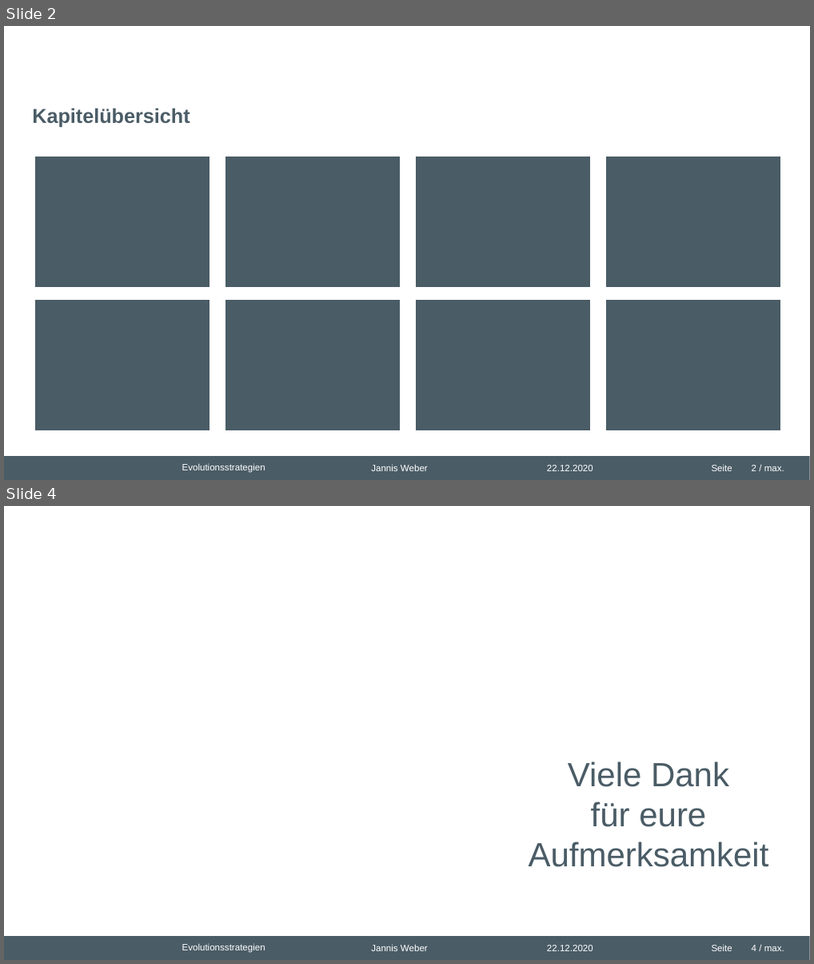
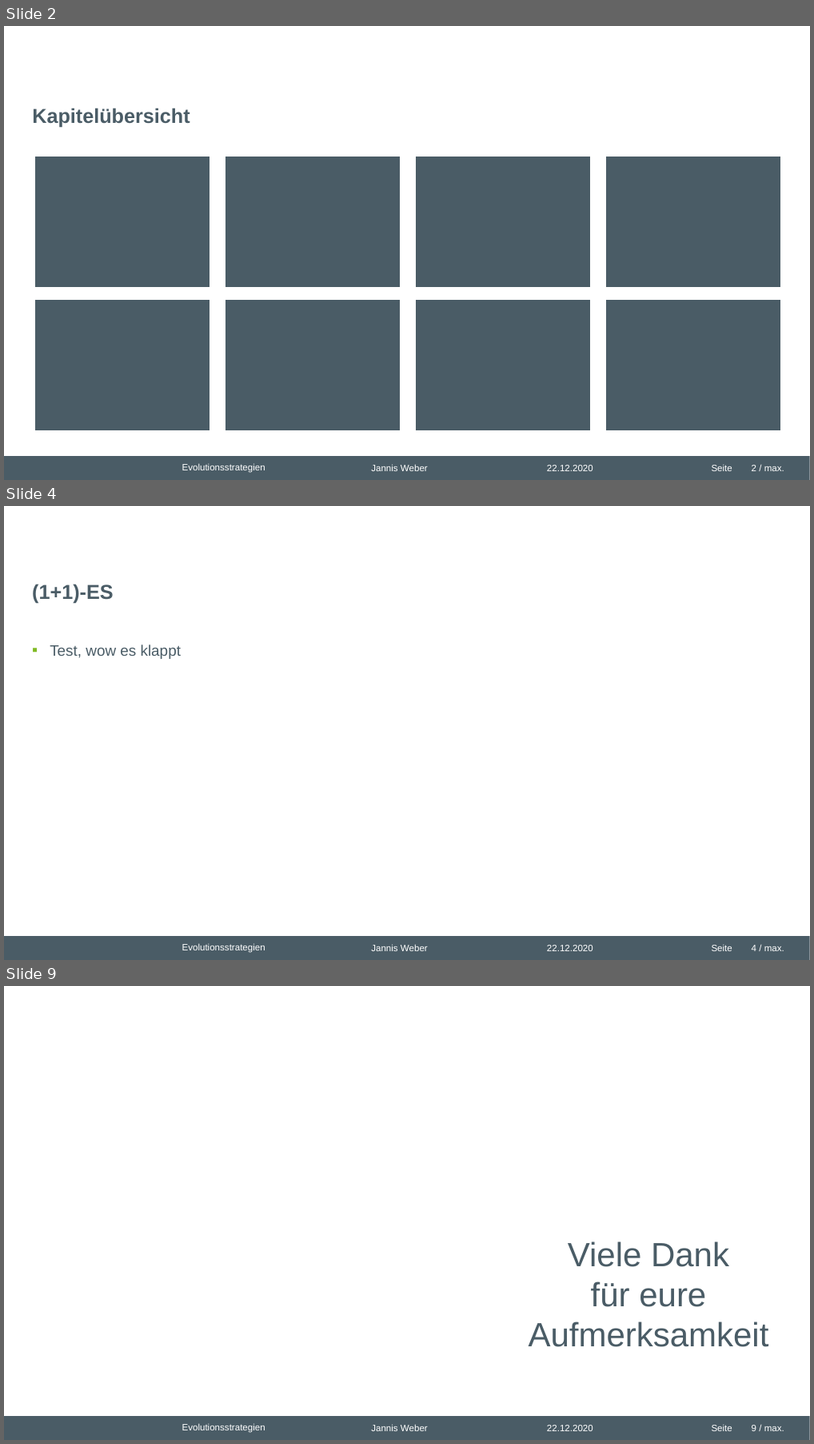
Before and after one commit to nhrt/Genetic-Algorithms, a slide deck: Fachvortrag/Präsentation Fachvortrag.pptx. Shown one above the other, each under a label of ours: slides 2 and 4 before the commit, slides 2, 4 and 9 after it; the slides between them are not shown. The pictures are 814x964 and 814x1444 pixels, drawn with LibreOffice and Linux fonts; fonts in the diff are those of the drawing; grey boxes stand for pictures; background and template pictures are left out. Boxes give left, top, right and bottom in pixels: in the first picture for what was removed or moved away, otherwise in the second. Text is boxed around its words. In the diff, an @@ line names an element or a change of style, - is before the commit and + after.

```diff
--- a/Fachvortrag/Präsentation Fachvortrag.pptx
+++ b/Fachvortrag/Präsentation Fachvortrag.pptx
@@ slide 4 added at [4,506,810,960], background #FFFFFF; not listed: 6 template elements that a slide beside it also shows @@
@@ title added at [32,584,113,603], 24 pt, text #4A5C66, bold @@
+(1+1)-ES
@@ text added at [50,644,181,659], 18 pt, text #4A5C66 @@
+▪ Test, wow es klappt
@@ what was slide 4 is now slide 9 @@
@@ page number at [752,1424,785,1431]: text changed @@
-4 / max.
+9 / max.
```
Also in this commit, not shown: 5 other slides added, 1 slide removed.
